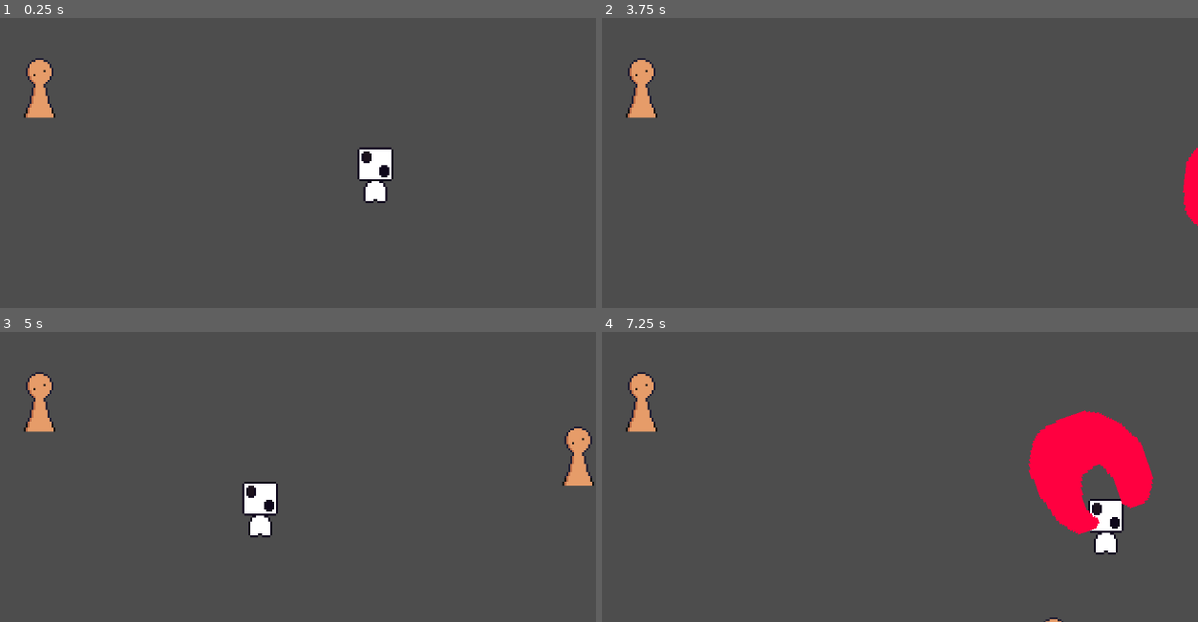
Above: before the commit, frames 1-4 (two rows, left to right).
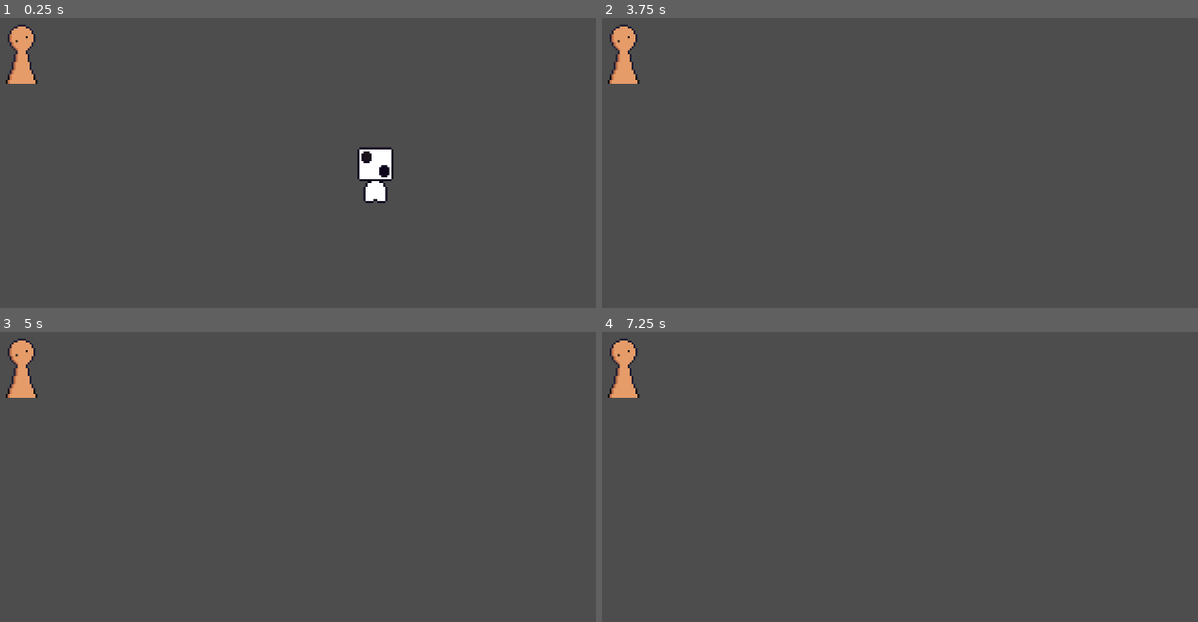
Above: after the commit, the same moments.

Repository: githithub636/crazy-random-gameshow
Game: Godot game, scene res://scenes/LVL Scenes/testing_zone.tscn
The game is run twice, just before and just after one commit, with the same random seed, the same clock (stepped at 60 frames per second) and the same inputs.
Inputs (mouse positions are in pixels of both pictures, inside the frame that each line leads up to):
- Up to frame 1 (0.25 s): no input
- Up to frame 2 (3.75 s): move the mouse to (983, 73) at 0.52 s; hold D (D-Right) 0.53-1.28 s; click (983, 73) at 0.6 s; move the mouse to (661, 116) at 1.27 s; hold S (S- Down) 1.28-2.03 s; click (661, 116) at 1.35 s; tap Enter at 2, 3.5 s; move the mouse to (outside the picture) at 2.02 s; hold D (D-Right) 2.03-2.78 s; click (outside the picture) at 2.1 s; tap Space at 2.75 s; move the mouse to (780, 180) at 2.77 s; hold W (W-Up) 2.78-3.53 s; click (780, 180) at 2.85 s; move the mouse to (1043, 157) at 3.52 s; hold A (A-Left) from 3.53 s (still down); click (1043, 157) at 3.6 s
- Up to frame 3 (5 s): keep holding A (A-Left); move the mouse to (outside the picture) at 4.27 s; click (outside the picture) at 4.35 s
- Up to frame 4 (7.25 s): move the mouse to (852, 407) at 5.02 s; release A (A-Left) at 5.03 s; hold S (S- Down) 5.03-5.78 s; click (852, 407) at 5.1 s; move the mouse to (outside the picture) at 5.77 s; hold D (D-Right) 5.78-6.53 s; click (outside the picture) at 5.85 s; tap Space at 6.5 s; move the mouse to (983, 387) at 6.52 s; hold W (W-Up) from 6.53 s (still down); click (983, 387) at 6.6 s

The runs differ from the first frame. In frame 1, 1.4% of the frame differs, in the area x 0-10%, y 2-35%; in frame 2, 1.9%; in frame 3, 3.1%; in frame 4, 7.7%, in the area x 0-93%, y 2-100%.

Commit message:
Changed Pawn Position

Diff:
--- a/scenes/LVL Scenes/testing_zone.tscn
+++ b/scenes/LVL Scenes/testing_zone.tscn
@@ -1,7 +1,7 @@
 [gd_scene format=3 uid="uid://dbtg570krayhk"]
 
 [ext_resource type="PackedScene" uid="uid://duil53kmjij4g" path="res://scenes/Chance.tscn" id="1_rgar6"]
-[ext_resource type="PackedScene" uid="uid://dmkr860t06b4e" path="res://scenes/slash.tscn" id="2_pwbe8"]
+[ext_resource type="PackedScene" uid="uid://dmkr860t06b4e" path="res://scenes/Slash.tscn" id="2_pwbe8"]
 [ext_resource type="PackedScene" uid="uid://b2ju0womb6wmn" path="res://scenes/pawn.tscn" id="3_0peef"]
 
 [node name="Testing Zone" type="Node2D" unique_id=2137807239 groups=["player"]]
@@ -22,13 +22,13 @@
 position = Vector2(11, -2)
 
 [node name="Pawn2" parent="." unique_id=233183199 instance=ExtResource("3_0peef")]
-position = Vector2(-88, -5)
+position = Vector2(-97, -22)
 
 [node name="Pawn" parent="." unique_id=1886271932 instance=ExtResource("3_0peef")]
-position = Vector2(234, -48)
+position = Vector2(238, -148)
 
 [node name="Pawn3" parent="." unique_id=80427638 instance=ExtResource("3_0peef")]
-position = Vector2(20, 190)
+position = Vector2(-244, 157)
 
 [node name="Pawn4" parent="." unique_id=1925792670 instance=ExtResource("3_0peef")]
-position = Vector2(269, 157)
+position = Vector2(242, 157)
